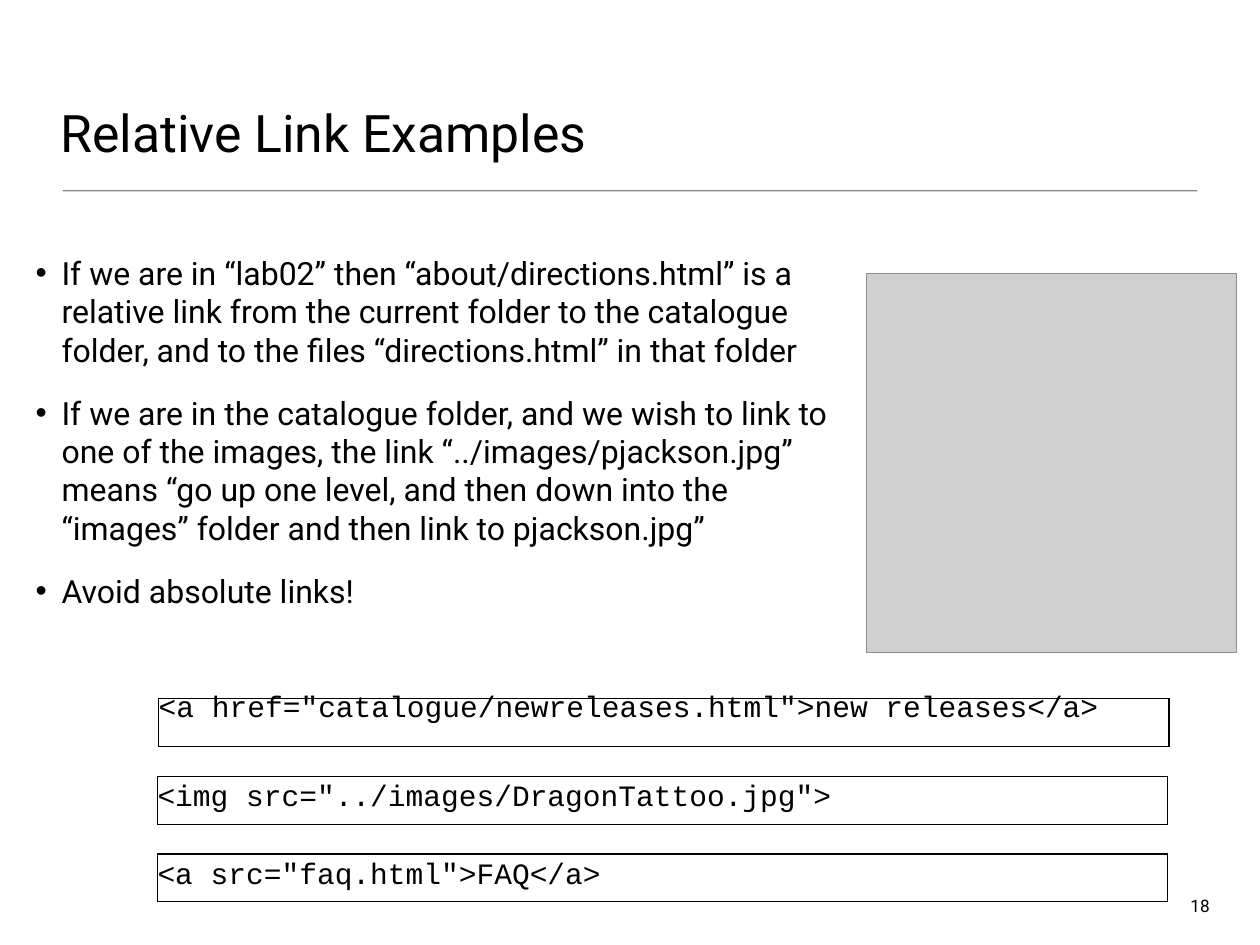
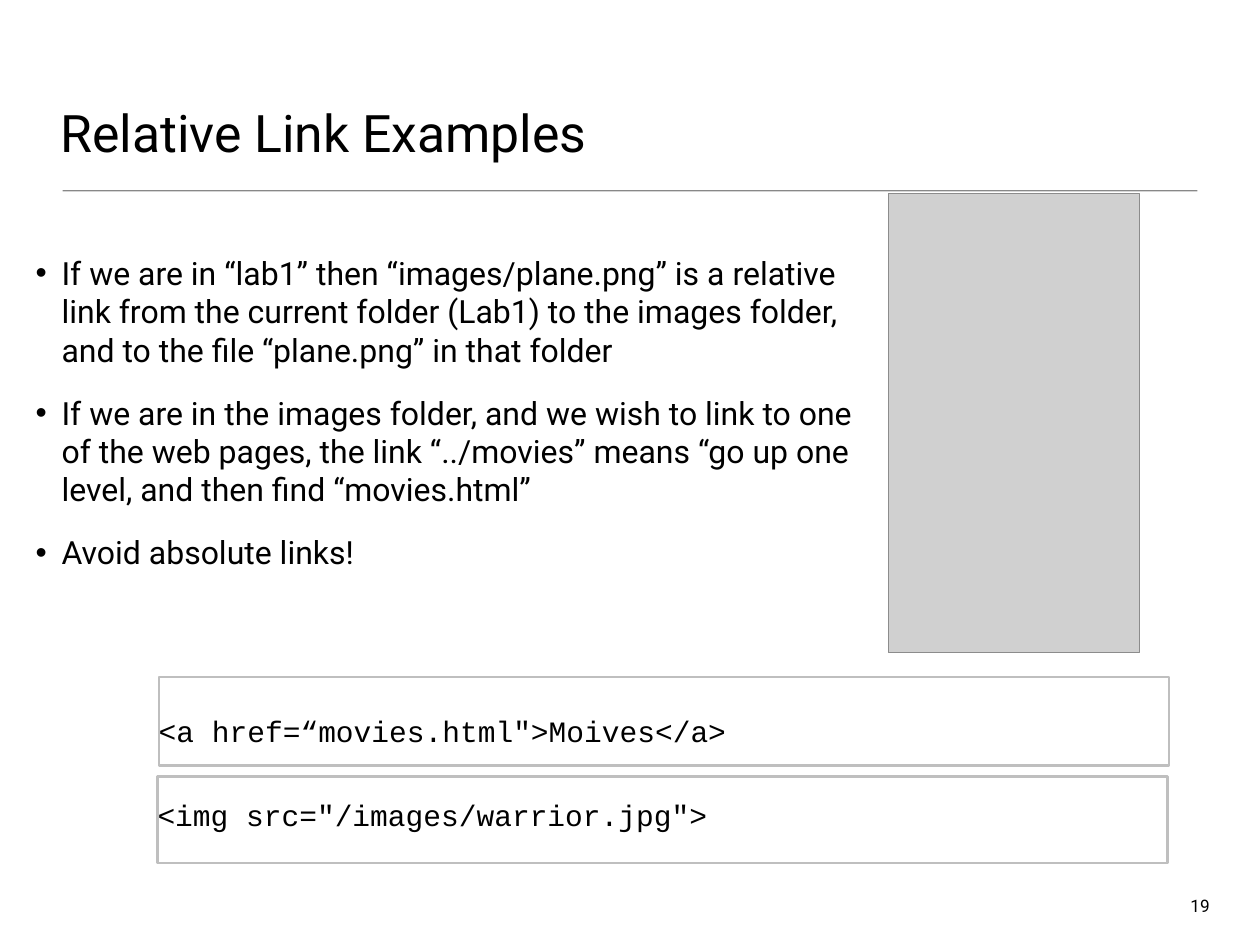
Before and after one commit to wit-web-dev-2015/web-dev-1, a slide deck: slide 19 of topic01/talk-2/b-html-page-structure.pptx (slide 18 before the commit). Drawn at 1260x945 pixels with LibreOffice and Linux fonts; fonts in the diff are those of the drawing; grey boxes stand for pictures. Boxes give left, top, right and bottom in pixels: in the first picture for what was removed or moved away, otherwise in the second. Text is boxed around its words. In the diff, an @@ line names an element or a change of style, - is before the commit and + after.

```diff
--- a/topic01/talk-2/b-html-page-structure.pptx
+++ b/topic01/talk-2/b-html-page-structure.pptx
@@ picture: place and size @@
-picture at box(867, 273, 1237, 652)
+picture at box(888, 193, 1139, 652)
@@ text at box(62, 260, 852, 506): text changed @@
-• If we are in “lab02” then “about/directions.html” is a relative link from the current folder to the catalogue folder, and to the files “directions.html” in that folder
-• If we are in the catalogue folder, and we wish to link to one of the images, the link “../images/pjackson.jpg” means “go up one level, and then down into the “images” folder and then link to pjackson.jpg”
+• If we are in “lab1” then “images/plane.png” is a relative link from the current folder (Lab1) to the images folder, and to the file “plane.png” in that folder
+• If we are in the images folder, and we wish to link to one of the web pages, the link “../movies” means “go up one level, and then find “movies.html”
@@ rectangle "<a href=“movies.html">Moives</a>" at box(159, 677, 1169, 766): fill none to #FFFFFF; outline #000000 1 pt to #BFBFBF 2 pt @@
@@ rectangle "<a href=“movies.html">Moives</a>": place and size @@
-rectangle "<a href=“movies.html">Moives</a>" at box(159, 699, 1169, 747)
+rectangle "<a href=“movies.html">Moives</a>" at box(159, 677, 1169, 766)
@@ text in rectangle at box(159, 720, 726, 749): text changed @@
-<a href="catalogue/newreleases.html">new releases</a>
+<a href=“movies.html">Moives</a>
@@ rectangle "<img src="/images/warrior.jpg">": place and size @@
-rectangle "<img src="/images/warrior.jpg">" at box(158, 776, 1168, 824)
+rectangle "<img src="/images/warrior.jpg">" at box(158, 776, 1168, 863)
@@ rectangle "<img src="/images/warrior.jpg">" at box(158, 776, 1168, 863): fill none to #FFFFFF; outline #000000 1 pt to #BFBFBF 2 pt @@
@@ text in rectangle at box(158, 805, 707, 834): text changed @@
-<img src="../images/DragonTattoo.jpg">
+<img src="/images/warrior.jpg">
@@ rectangle removed at box(158, 854, 1168, 902) @@
-<a src="faq.html">FAQ</a>
@@ page number at box(1190, 899, 1209, 912): text changed @@
-18
+19
```
Also in this commit, not shown: 7 other slides changed, 5 slides added, 3 slides removed, 10 other files.
